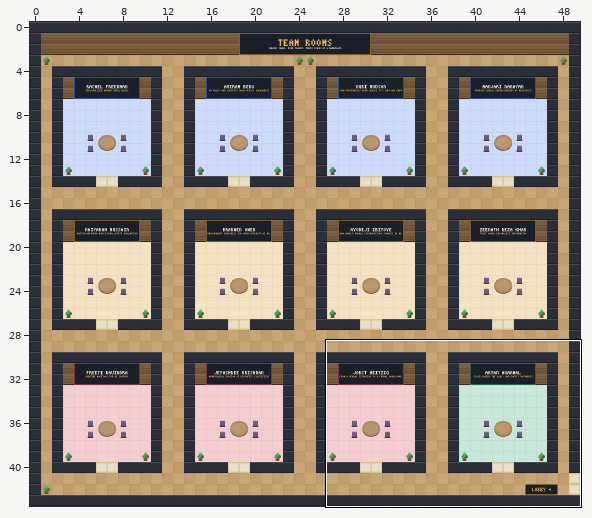
Tiled map (JSON), stored at maps/teams.tmj. The picture above shows the old version from afar; the outline marks the close-up.
Close-up. As it was:
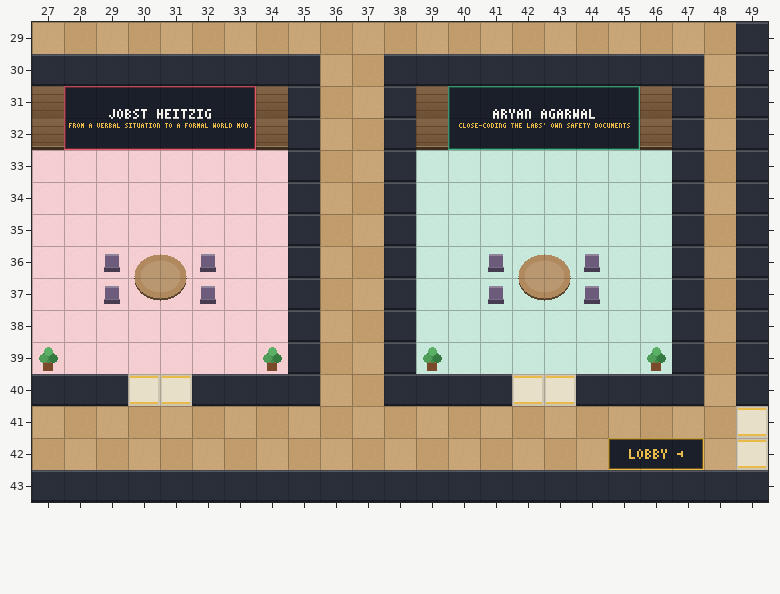
Cells are 32x32 px. Shown: x 27..49, y 29..43.
New version:
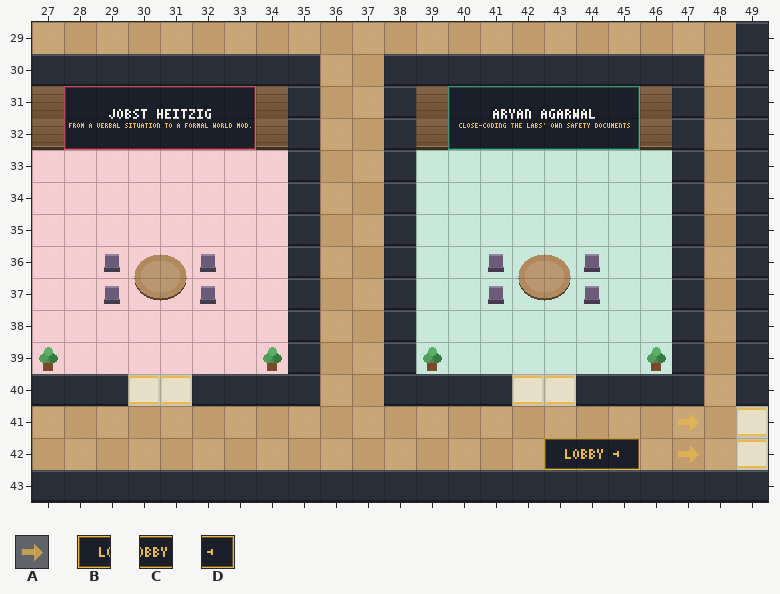
Key: from "prism": A 33, B 189, C 190, D 191.
_ is an empty cell.
What changed:
Layer "decor":
y 41..42: x 47 _ -> A
Layer "props":
y 42: x 43..47 __BCD -> BCD__
Boxes around the changes in both close-ups, in picture pixels (x1, y1, x2, y2):
changed: (544, 414, 704, 470)
